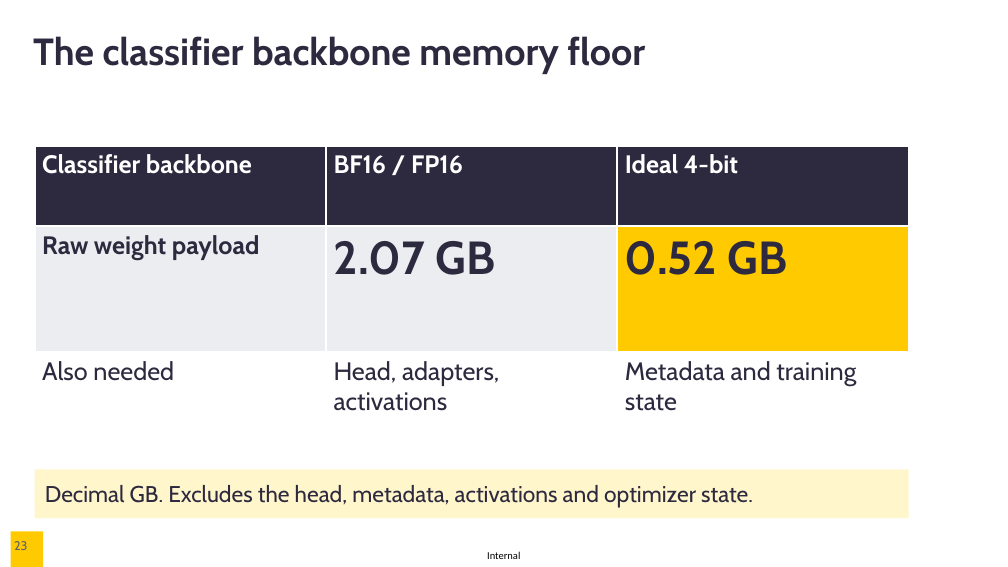
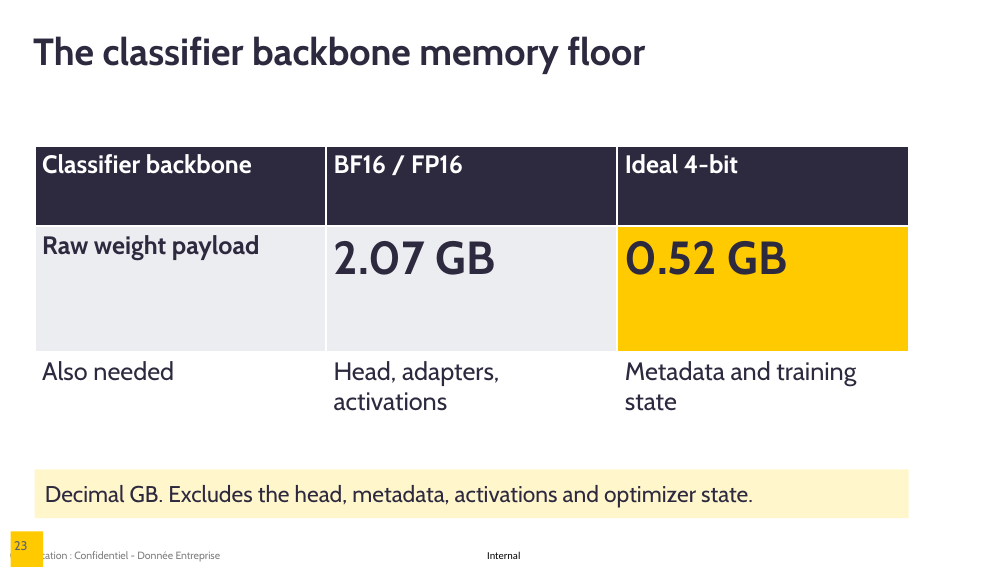
Before and after one commit to BechirTr/DSS-workshop, a slide deck: slide 23 of Adapters_are_all_you_Need_DSS_2026_Classification_Head_LoRA.pptx. Drawn at 1008x567 pixels with LibreOffice and Linux fonts; fonts in the diff are those of the drawing; background and template pictures are left out. Boxes give left, top, right and bottom in pixels: in the first picture for what was removed or moved away, otherwise in the second. Text is boxed around its words. In the diff, an @@ line names an element or a change of style, - is before the commit and + after.

```diff
--- a/Adapters_are_all_you_Need_DSS_2026_Classification_Head_LoRA.pptx
+++ b/Adapters_are_all_you_Need_DSS_2026_Classification_Head_LoRA.pptx
@@ text added at bbox=[10, 550, 221, 562], 10 pt, text #000000 at 50% opacity @@
+Classification : Confidentiel - Donnée Entreprise
```
Also in this commit, not shown: 35 other slides changed.
